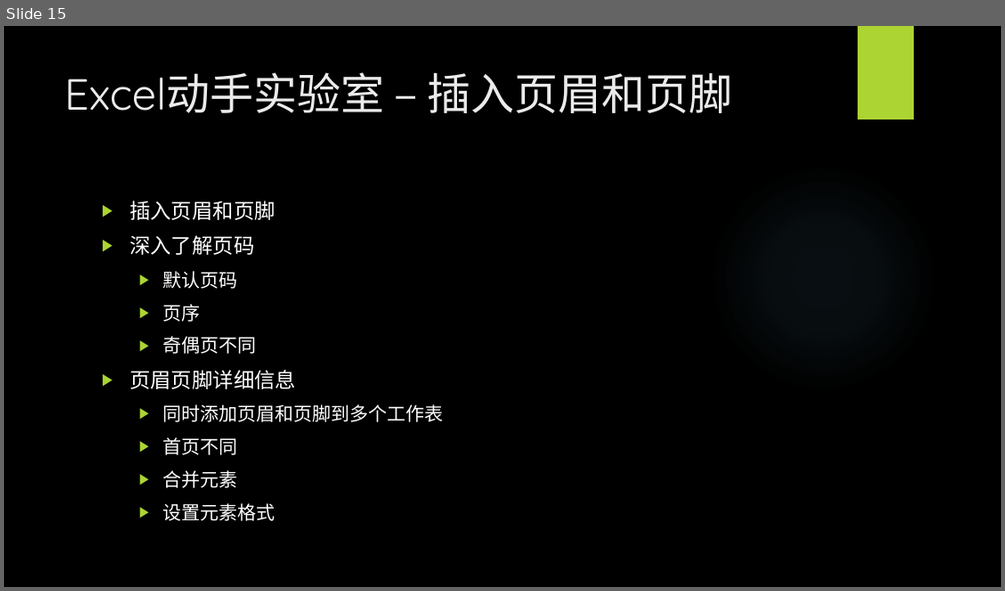
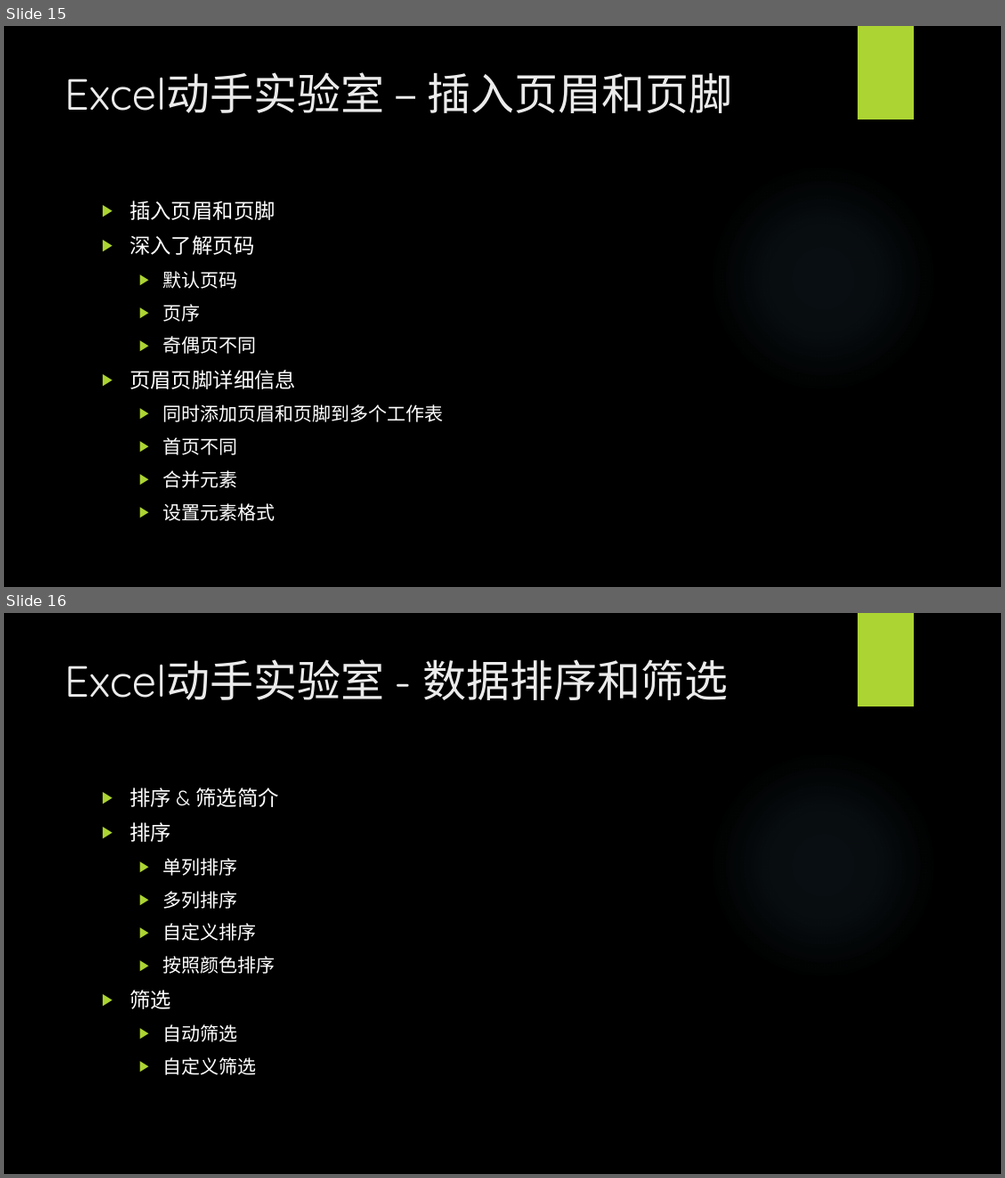
Before and after one commit to BigEgg/OfficeTraining, a slide deck: Excel动手实验室.pptx. Shown one above the other, each under a label of ours: slide 15 before the commit, slides 15 and 16 after it. The pictures are 1005x591 and 1005x1178 pixels, drawn with LibreOffice and Linux fonts; fonts in the diff are those of the drawing; background and template pictures are left out. Boxes give left, top, right and bottom in pixels: in the first picture for what was removed or moved away, otherwise in the second. Text is boxed around its words. In the diff, an @@ line names an element or a change of style, - is before the commit and + after.

```diff
--- a/Excel动手实验室.pptx
+++ b/Excel动手实验室.pptx
@@ slide 16 added at box(4, 613, 1001, 1174), background picture (left out); not listed: 2 template elements that a slide beside it also shows @@
@@ title added at box(65, 659, 728, 700), 42 pt, text #EBEBEB @@
+Excel动手实验室 - 数据排序和筛选
@@ text added at box(129, 787, 279, 1075), 18 pt, text #FFFFFF @@
+▶ 排序 & 筛选简介
+▶ 排序
+  ▶ 单列排序
+  ▶ 多列排序
+  ▶ 自定义排序
+  ▶ 按照颜色排序
+▶ 筛选
+  ▶ 自动筛选
+  ▶ 自定义筛选
```
Also in this commit, not shown: 1 other slide added, 1 other file.
